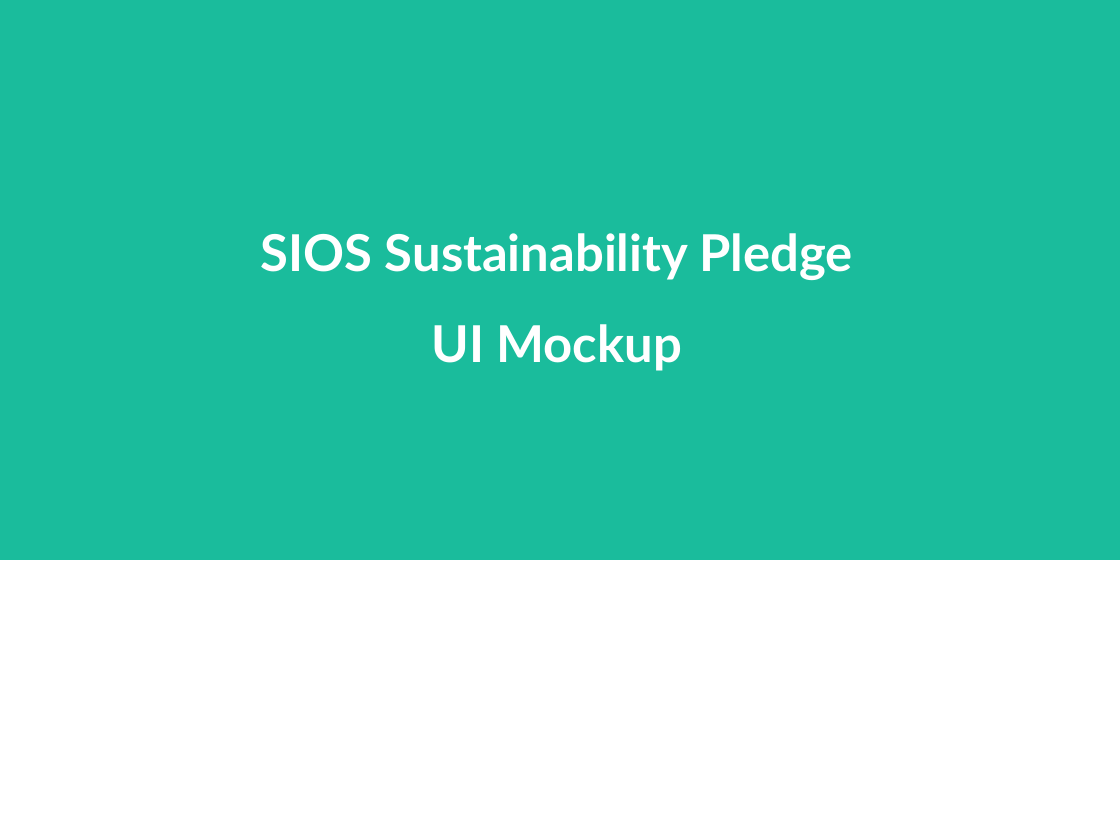
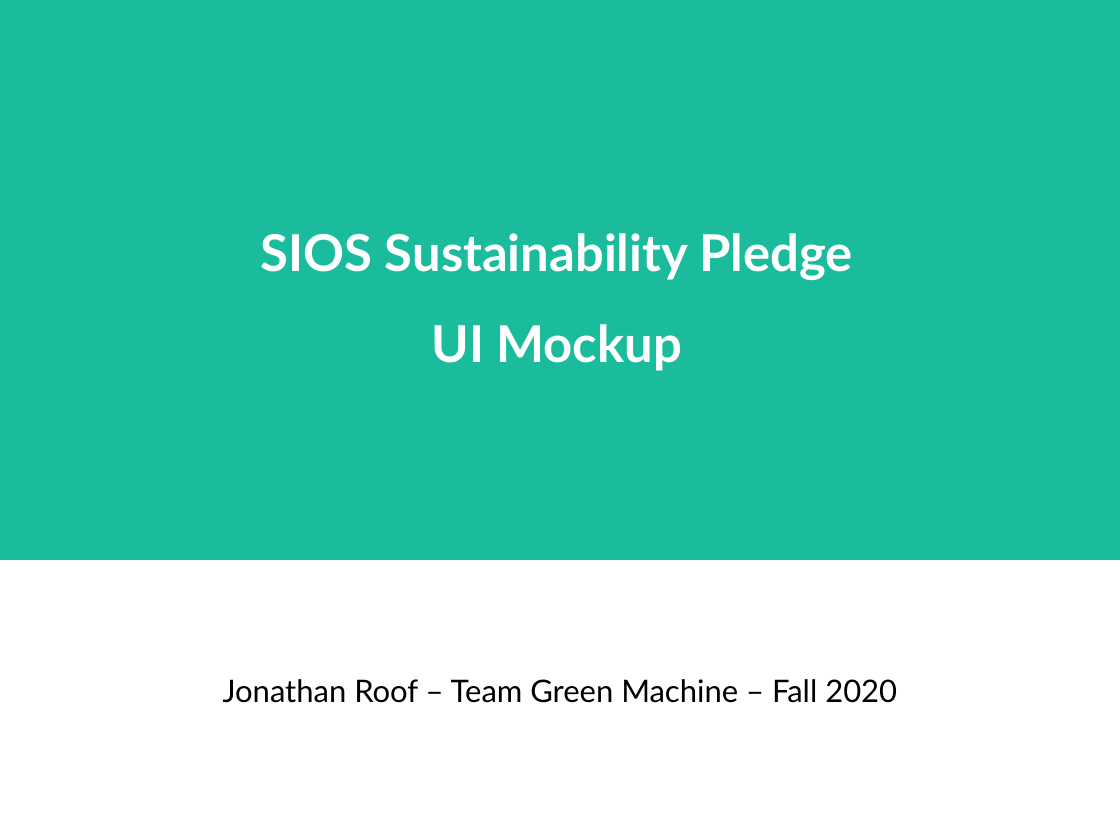
Before and after one commit to GGC-SD/SustainabilityWebsite, a slide deck: slide 17 of Fall2020HTMLDemo/UI.odp (slide 1 before the commit). Drawn at 1120x840 pixels with LibreOffice and Linux fonts; fonts in the diff are those of the drawing. Boxes give left, top, right and bottom in pixels: in the first picture for what was removed or moved away, otherwise in the second. Text is boxed around its words. In the diff, an @@ line names an element or a change of style, - is before the commit and + after.

```diff
--- a/Fall2020HTMLDemo/UI.odp
+++ b/Fall2020HTMLDemo/UI.odp
@@ subtitle added at box(223, 679, 897, 703), 22 pt, text #000000 @@
+Jonathan Roof – Team Green Machine – Fall 2020
```
Also in this commit, not shown: 2 other slides changed, 1 slide added, 1 slide removed.
